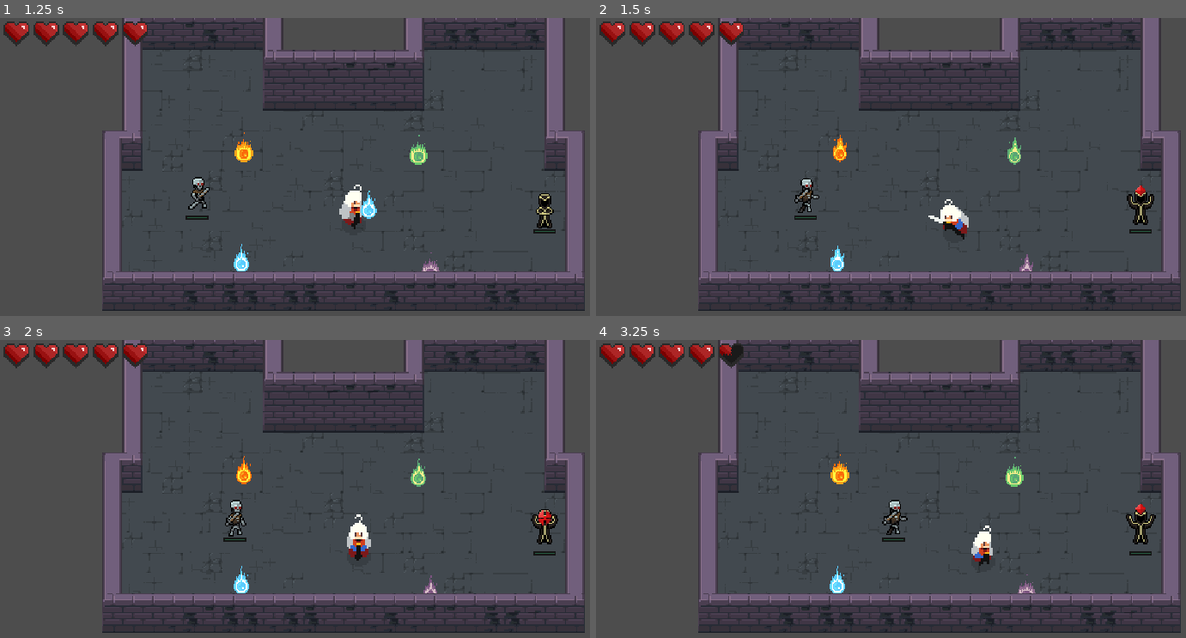
Above: before the commit, frames 1-4 (two rows, left to right).
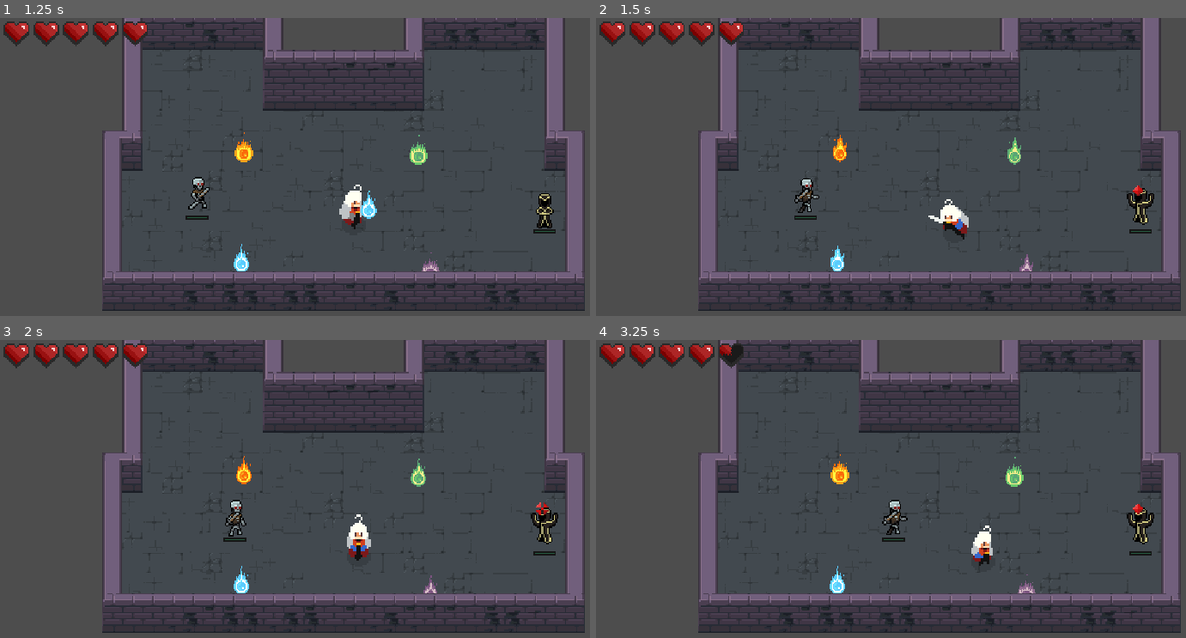
Above: after the commit, the same moments.

Repository: GuusOomen/Arcane-Dungeons-Trials-of-the-Elements
Game: Godot game, scene res://Scenes/main.tscn
The game is run twice, just before and just after one commit, with the same random seed, the same clock (stepped at 60 frames per second) and the same inputs.
Inputs (mouse positions are in pixels of both pictures, inside the frame that each line leads up to):
- Up to frame 1 (1.25 s): tap Enter (ui_accept) at 0.5, 0.77 s; move the mouse to (495, 190) at 0.52 s; hold D (right) from 0.53 s (still down); tap Space (attack) at 0.6 s
- Up to frame 2 (1.5 s): move the mouse to (802, 229) at 1.27 s; release D (right) at 1.28 s; hold S (down) from 1.28 s (still down); tap Space (attack) at 1.35 s
- Up to frame 3 (2 s): keep holding S (down); tap Enter (ui_accept) at 1.52 s
- Up to frame 4 (3.25 s): move the mouse to (1009, 447) at 2.02 s; release S (down) at 2.03 s; hold D (right) 2.03-2.78 s; click (1009, 447) at 2.1 s; tap Space (attack) at 2.3, 3.05 s; move the mouse to (902, 611) at 2.77 s; hold W (up) from 2.78 s (still down); tap Shift (roll) at 2.85 s; tap Enter (ui_accept) at 3.02 s

Frame 1 is identical in both runs. In frame 2, 0.2% of the frame differs, in the area x 89-95%, y 56-70%; in frame 3, 0.3%, in the area x 89-95%, y 54-69%; in frame 4, 0.3%.

Commit message:
turret turns

Diff:
--- a/Scripts/turret.gd
+++ b/Scripts/turret.gd
@@ -27,7 +27,7 @@
 func _ready() -> void:
 	healthbar.init_health(health)
 
-func _physics_process(delta: float) -> void:
+func _physics_process(_delta: float) -> void:
 	if dead:
 		return
 
@@ -37,10 +37,8 @@
 	elif is_attacking:
 		target()
 	else:
-		play_animation(current_direction + "-Idle")
+		play_animation(current_direction + "-Idle", false)
 		target()
-
-	#move_and_slide()
 
 func target() -> void:
 	angle_to_target = global_position.angle_to_point(player.global_position)
@@ -52,35 +50,61 @@
 		stop_attack()
 
 func attack() -> void:
+	if PI/3 > raycast.rotation and raycast.rotation > -PI/3:
+		current_direction = "Right"
+	elif -PI/3 > raycast.rotation and raycast.rotation > -2*PI/3:
+		current_direction = "Back"
+	elif 2*PI/3 > raycast.rotation and raycast.rotation > PI/3:
+		current_direction = "Front"
+	else:
+		current_direction = "Left"
+
+	if "Attack" in animation_player.animation:
+		play_animation(current_direction + "-Attack", true)
+	else:
+		play_animation(current_direction + "-Attack", false)
+
 	if is_attacking:
 		return
 
 	is_attacking = true
 	attack_timer.start()
-	play_animation(current_direction + "-Attack")
 
 func stop_attack() -> void:
 	is_attacking = false
 	attack_timer.stop()
 
 # Helper function to play animations
-func play_animation(anim_name: String) -> void:
-	if animation_player.animation != anim_name:
-		animation_player.play(anim_name)
+func play_animation(anim_name: String, continuing: bool) -> void:
+	if animation_player.animation == anim_name:
+		return
+
+	var frame = 0
+	var frame_progress = 0
+
+	if continuing:
+		frame = animation_player.frame
+		frame_progress = animation_player.frame_progress
+
+	animation_player.play(anim_name)
+	animation_player.set_frame_and_progress(frame, frame_progress)
 
 func take_damage():
 	is_taking_dmg = true
 	dmg_timer.start()
 	if health > 1:
 		health -= 1
-		play_animation(current_direction + "-Hurt")
+		play_animation(current_direction + "-Hurt", false)
 		healthbar.health = health
 	else:
 		death()
 
 func death():
 	dead = true
-	play_animation(current_direction + "-Death")
+	play_animation(current_direction + "-Death", false)
+	for i in get_children():
+		if i != animation_player:
+			i.queue_free()
 	death_timer.start()
 
 
@@ -90,7 +114,6 @@
 	curr_projectile.direction = (raycast.target_position).rotated(raycast.rotation).normalized()
 	curr_projectile.global_position = global_position + 50.0 * curr_projectile.direction
 	get_tree().current_scene.add_child(curr_projectile)
-	print("shot")
 
 
 func _on_attack_timeout_timeout() -> void:
